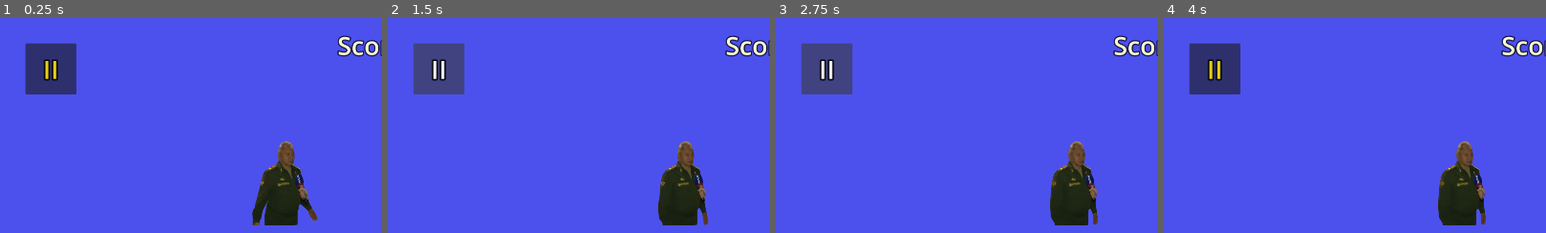
Above: before the commit, frames 1-4 (left to right).
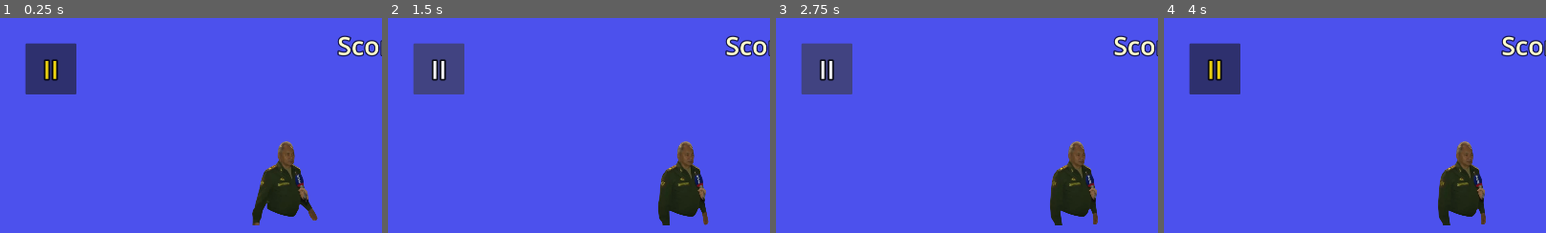
Above: after the commit, the same moments.

Repository: vibrunazo/godot_shoigu
Game: Godot game, scene res://scenes/main.tscn
Same seed, same stepped clock (60 frames per second), same inputs: the game is played once before the commit and once after it.
Inputs (mouse positions are % of the whole screen's width and height, from its top left):
- Up to frame 1 (0.25 s): no input
- Up to frame 2 (1.5 s): click "II" at 0.5 s; click "II" at 1.25 s
- Up to frame 3 (2.75 s): click "II" at 2 s
- Up to frame 4 (4 s): tap Enter at 2.75 s; move the mouse to (72, 45) at 2.77 s; click (72, 45) at 2.92 s; click (72, 45) at 3.02 s; click (72, 45) at 3.32 s; tap Space at 3.5 s; move the mouse to (30, 55) at 3.52 s; click (30, 55) at 3.67 s; click (30, 55) at 3.77 s
The pictures show only the part of the screen within x 0-50%, y 0-50%; the shares and areas given below are measured in that part.

The runs differ from the first frame. In frame 1, 0.5% of the frame differs, in the area x 69-78%, y 86-97%; in frame 2, 0.4%; in frame 3, 0.4%; in frame 4, 0.4%.

Commit message:
update rotoscoping to remove legs

Diff:
--- a/scenes/bird.tscn
+++ b/scenes/bird.tscn
@@ -89,10 +89,10 @@
 }
 
 [sub_resource type="RectangleShape2D" id="RectangleShape2D_t4bwl"]
-size = Vector2(87, 127)
+size = Vector2(87, 109)
 
 [sub_resource type="RectangleShape2D" id="RectangleShape2D_qiydn"]
-size = Vector2(34, 49)
+size = Vector2(34, 58)
 
 [sub_resource type="AudioStreamRandomizer" id="AudioStreamRandomizer_c54ey"]
 streams_count = 3
@@ -131,11 +131,11 @@
 }
 
 [node name="CollisionShape2D" type="CollisionShape2D" parent="."]
-position = Vector2(-1.5, 51.5)
+position = Vector2(-1.5, 52.5)
 shape = SubResource("RectangleShape2D_t4bwl")
 
 [node name="CollisionShape2D2" type="CollisionShape2D" parent="."]
-position = Vector2(10, -35.5)
+position = Vector2(10, -31)
 shape = SubResource("RectangleShape2D_qiydn")
 
 [node name="AudioFlap" type="AudioStreamPlayer2D" parent="."]
Binary file changed: assets/tex/shoigu/image00.png
Binary file changed: assets/tex/shoigu/image01.png
Binary file changed: assets/tex/shoigu/image02.png
Binary file changed: assets/tex/shoigu/image03.png
Binary file changed: assets/tex/shoigu/image04.png
Binary file changed: assets/tex/shoigu/image05.png
Binary file changed: assets/tex/shoigu/image06.png
Binary file changed: assets/tex/shoigu/image07.png
Binary file changed: assets/tex/shoigu/image08.png
Binary file changed: assets/tex/shoigu/image09.png
Binary file changed: assets/tex/shoigu/image10.png
Binary file changed: assets/tex/shoigu/image11.png
(and 4 more such lines)
